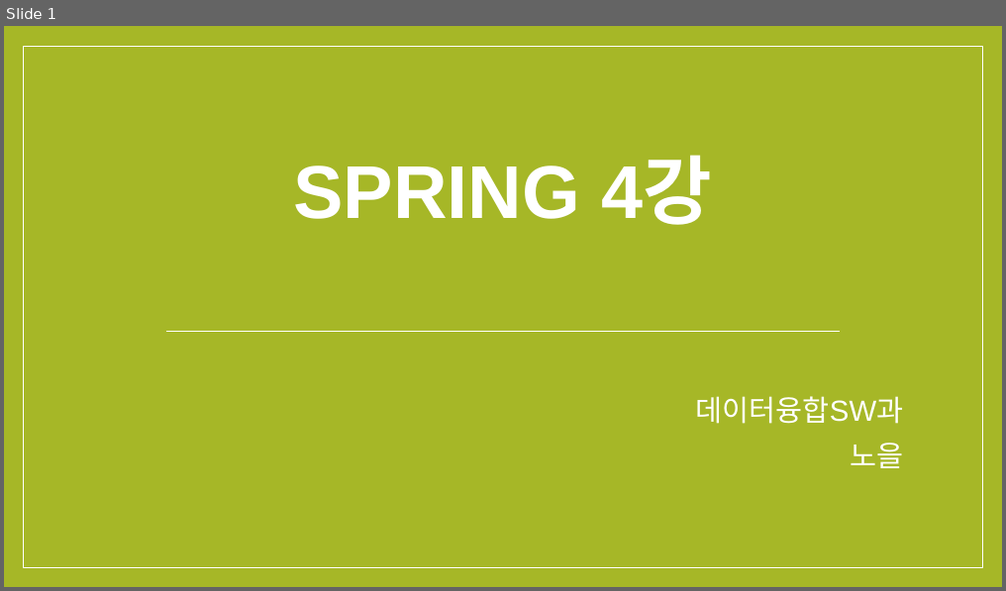
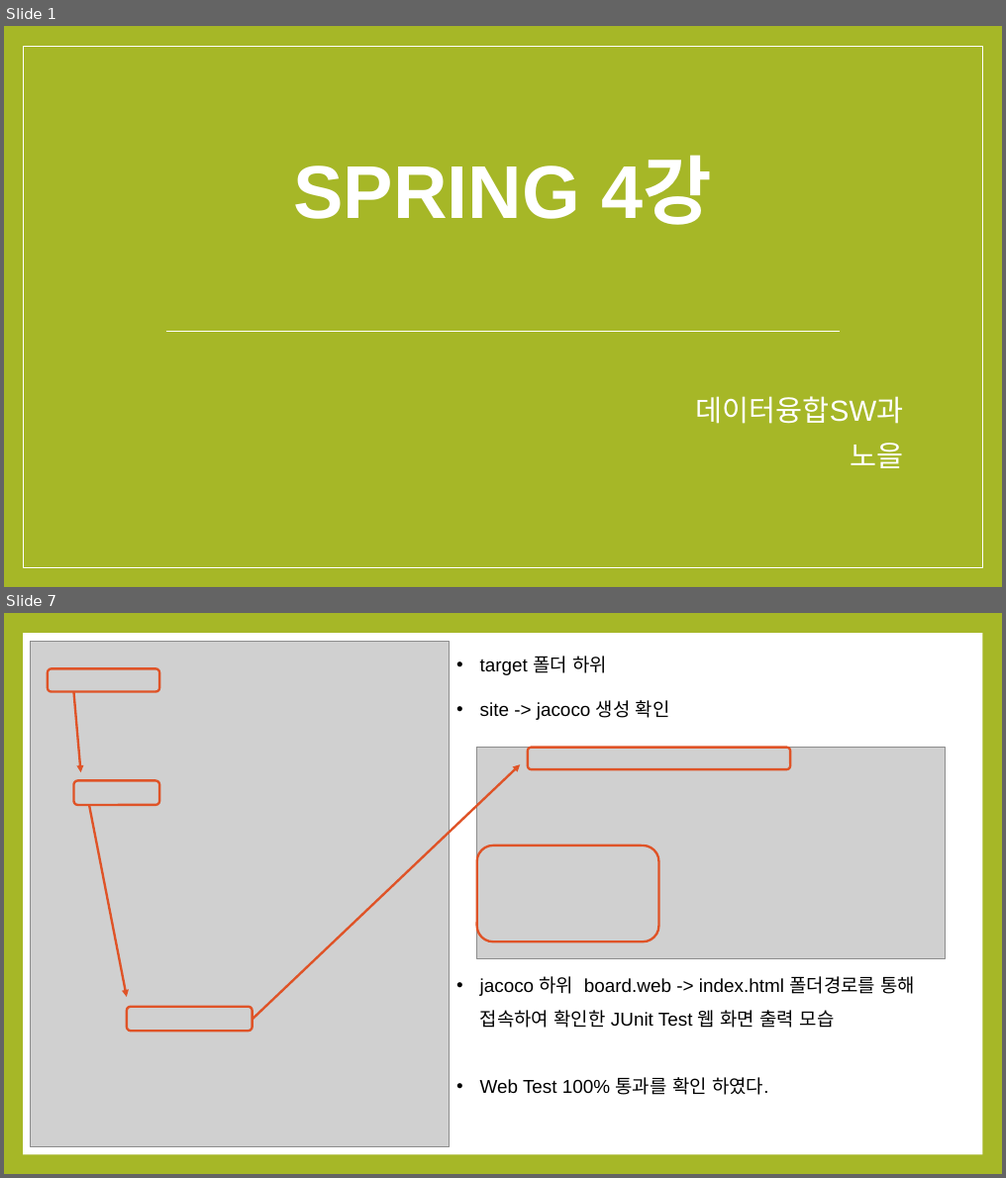
Before and after one commit to noheul1030/KOPO-Spring, a slide deck: KOPO-Spring(윤교수님)/Spring과제/Spring4강PPT.pptx. Shown one above the other, each under a label of ours: slide 1 before the commit, slides 1 and 7 after it; the slides between them are not shown. The pictures are 1006x591 and 1006x1178 pixels, drawn with LibreOffice and Linux fonts; fonts in the diff are those of the drawing; grey boxes stand for pictures. Boxes give left, top, right and bottom in pixels: in the first picture for what was removed or moved away, otherwise in the second. Text is boxed around its words. In the diff, an @@ line names an element or a change of style, - is before the commit and + after.

```diff
--- a/KOPO-Spring(윤교수님)/Spring과제/Spring4강PPT.pptx
+++ b/KOPO-Spring(윤교수님)/Spring과제/Spring4강PPT.pptx
@@ slide 7 added at (x1=4, y1=613, x2=1002, y2=1174), background #A6B727 @@
@@ rectangle added at (x1=23, y1=633, x2=982, y2=1155), fill #FFFFFF @@
@@ picture added at (x1=30, y1=642, x2=450, y2=1148) @@
@@ rounded rectangle added at (x1=48, y1=669, x2=159, y2=692), outline #DF5327 2.25 pt @@
@@ text added at (x1=480, y1=656, x2=670, y2=720), 18 pt, text #000000 @@
+• target 폴더 하위
+• site -> jacoco 생성 확인
@@ arrow added from (73, 691) to (81, 772), #DF5327 2.25 pt @@
@@ picture added at (x1=477, y1=747, x2=945, y2=959) @@
@@ rounded rectangle added at (x1=528, y1=747, x2=791, y2=769), outline #DF5327 2.25 pt @@
@@ rounded rectangle added at (x1=73, y1=780, x2=159, y2=805), outline #DF5327 2.25 pt @@
@@ arrow added from (252, 1019) to (520, 765), #DF5327 2.25 pt @@
@@ arrow added from (89, 805) to (127, 997), #DF5327 2.25 pt @@
@@ rounded rectangle added at (x1=477, y1=846, x2=659, y2=943), outline #DF5327 2.25 pt @@
@@ text added at (x1=480, y1=976, x2=916, y2=1095), 18 pt, text #000000 @@
+• jacoco 하위 board.web -> index.html 폴더경로를 통해 접속하여 확인한 JUnit Test 웹 화면 출력 모습
+• Web Test 100% 통과를 확인 하였다.
@@ rounded rectangle added at (x1=127, y1=1007, x2=252, y2=1031), outline #DF5327 2.25 pt @@
```
Also in this commit, not shown: 1 slide changed, 5 other slides added, 9 slides removed.
